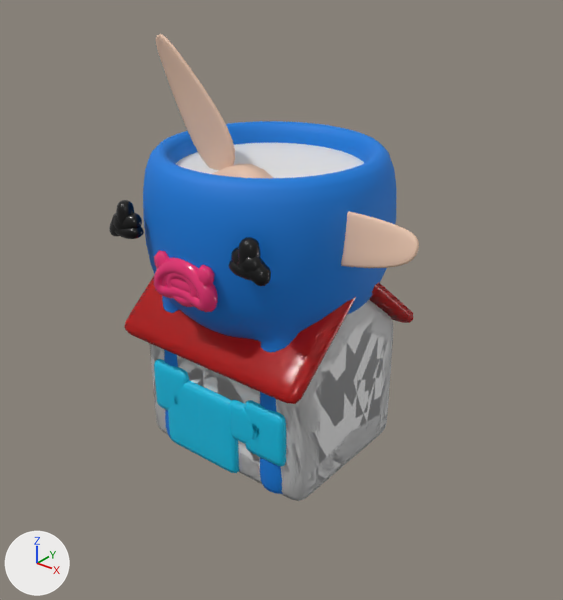
An edit to the FBX model URP/Assets/City/city_MainBuildings.fbx, drawn before and after from the same camera.
Camera for both pictures: a 50 mm lens placed at (3.3, -4.0, 3.68), pointed at (0.2, -0.12, 1.28). Arrows for +X, +Y and +Z are at lower left; the lights stay in place. Where no turn or scale is listed for an object, it has been applied to the vertices.

Objects in the first picture: 'Eyes_Crying', 'Eyes_Surprised', 'Face_Crying', 'Face_Happy', 'Face_Sad', 'Face_Surprised', 'House_1', 'House_2', 'WaterTank', 'WaterTank_Water', 'WindTurbine_Fan'.
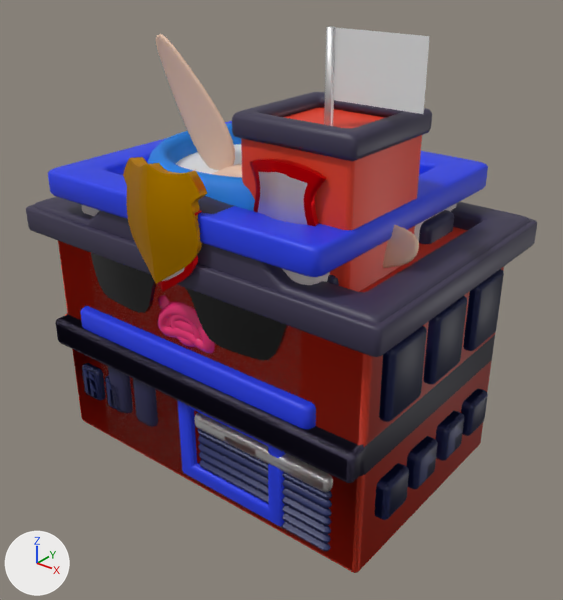
Commit message: Police and Fire Station

Location of each change, (x1, y1, x2, y2) in pixels of the pictures (563 x 600 px):
'FireStation_V1', added: after (26, 92, 537, 572)
    faces in mat_m_firestation_1 (red #e73e23): (59, 107, 495, 572)
    faces in mat_m_firestation_2 (dark purple #38314c): (26, 92, 537, 483)
    faces in mat_m_firestation_windows (dark blue #1c2559): (82, 270, 504, 519)
    faces in mat_m_fire_badge_1 (white #e7d7dd): (258, 172, 308, 225)
    faces in mat_m_fire_badge_2 (red #e7000d): (249, 159, 326, 226)
'PoliceStation', added: after (48, 27, 488, 537)
    faces in mat_m_police_2 (blue #1f3ae7): (48, 121, 488, 527)
    faces in mat_m_police_badge (yellow #e7a500): (123, 157, 207, 284)
    faces in mat_m_police_flag (its picture is missing): (333, 27, 430, 114)
    faces in mat_m_police_glasses (black #000000): (91, 253, 288, 360)
    faces in mat_m_police_windows (dark blue #27254c): (108, 210, 454, 427)
'FireStation_V3', added: after (33, 196, 530, 573)
    faces in mat_m_firestation_2 (dark purple #38314c): (33, 196, 530, 483)
    faces in mat_m_firestation_1 (red #e73e23): (58, 227, 504, 573)
    faces in mat_m_firestation_windows (dark blue #1c2559): (82, 269, 504, 552)
    faces in mat_metal (white #e7e7e7): (194, 412, 333, 492)
    faces in mat_m_fire_badge_2 (red #e7000d): (158, 210, 202, 291)
'Face_Crying', moved: before (154, 258, 218, 312); after (158, 302, 215, 354)
'Face_Happy', moved: before (154, 251, 214, 293); after (158, 295, 198, 334)
'Face_Surprised', moved: before (166, 273, 197, 307); after (170, 315, 200, 348)
'Face_Sad', moved: before (161, 275, 200, 300); after (165, 316, 203, 342)
'WaterTank', unchanged, covered by the edit: before (143, 121, 397, 494); after (148, 123, 255, 211)
'House_2', unchanged, covered by the edit: before (125, 276, 413, 501)
'House_1', unchanged, covered by the edit: before (154, 359, 286, 473)
'WaterTank_Water', unchanged, covered by the edit: before (176, 143, 364, 178); after (176, 144, 242, 174)

Patch to the scene script:
```diff
--- a/URP/Assets/City/city_MainBuildings.fbx.py
+++ b/URP/Assets/City/city_MainBuildings.fbx.py
@@ ob_face_sad @@
 ob_face_sad = bpy.data.objects.new('Face_Sad', me_house_005)
-ob_face_sad.location = (0.0, -0.8, 1.7)
+ob_face_sad.location = (0.0, -0.791, 1.4)
@@ ob_face_crying @@
 ob_face_crying = bpy.data.objects.new('Face_Crying', me_cylinder_007)
-ob_face_crying.location = (0.0, -0.8, 1.7)
+ob_face_crying.location = (0.0, -0.791, 1.4)
@@ ob_face_happy @@
 ob_face_happy = bpy.data.objects.new('Face_Happy', me_house_003)
-ob_face_happy.location = (0.0, -0.8, 1.7)
+ob_face_happy.location = (0.0, -0.791, 1.4)
@@ ob_face_surprised @@
 ob_face_surprised = bpy.data.objects.new('Face_Surprised', me_cylinder_006)
-ob_face_surprised.location = (0.0, -0.8, 1.7)
+ob_face_surprised.location = (0.0, -0.791, 1.4)
@@ ob_firestation_v3 @@
+ob_firestation_v3 = bpy.data.objects.new('FireStation_V3', me_firestation_v3_001)  # 1948 vertices, 1754 faces; spans x -1.42..1.5, y -1.09..0.99, z 0.0..2.24; in mat_metal (white #e7e7e7), mat_m_firestation_1 (red #e73e23), mat_m_firestation_2 (dark purple #38314c), mat_m_fire_badge_1 (white #e7d7dd), mat_m_fire_badge_2 (red #e7000d), mat_m_firestation_windows (dark blue #1c2559)
+ob_firestation_v3.location = (0.0, 0.0, 0.0)
@@ ob_firestation_v1 @@
+ob_firestation_v1 = bpy.data.objects.new('FireStation_V1', me_firestation_v1_001)  # 1922 vertices, 1710 faces; spans x -1.45..1.53, y -1.01..1.03, z 0.0..2.71; in mat_metal (white #e7e7e7), mat_m_firestation_1 (red #e73e23), mat_m_firestation_2 (dark purple #38314c), mat_m_fire_badge_1 (white #e7d7dd), mat_m_fire_badge_2 (red #e7000d), mat_m_firestation_windows (dark blue #1c2559)
+ob_firestation_v1.location = (0.0, 0.0, 0.0)
@@ ob_policestation @@
+ob_policestation = bpy.data.objects.new('PoliceStation', me_policestation_001)  # 2001 vertices, 1794 faces; spans x -1.14..1.35, y -1.14..1.03, z 0.0..3.17; in mat_m_police_1 (white #e7ddda), mat_m_police_2 (blue #1f3ae7), mat_m_police_windows (dark blue #27254c), mat_m_police_flag (its picture is missing), mat_metal (white #e7e7e7), mat_m_police_badge (yellow #e7a500), mat_m_police_glasses (black #000000)
+ob_policestation.location = (0.0, 0.0, 0.0)
```
